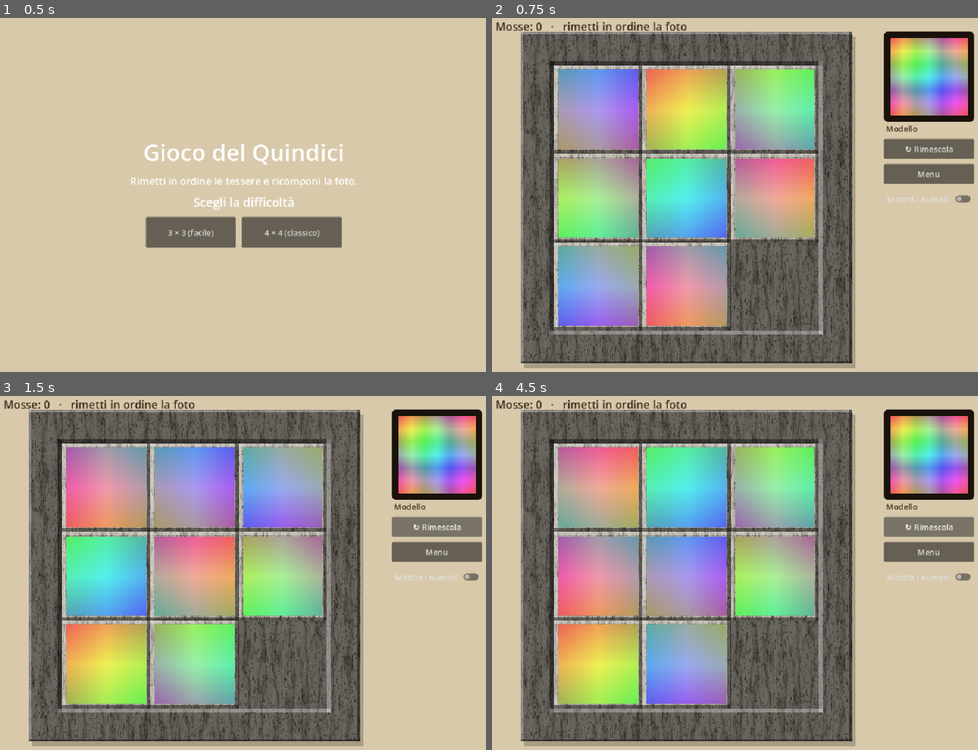
Above: before the commit, frames 1-4 (two rows, left to right).
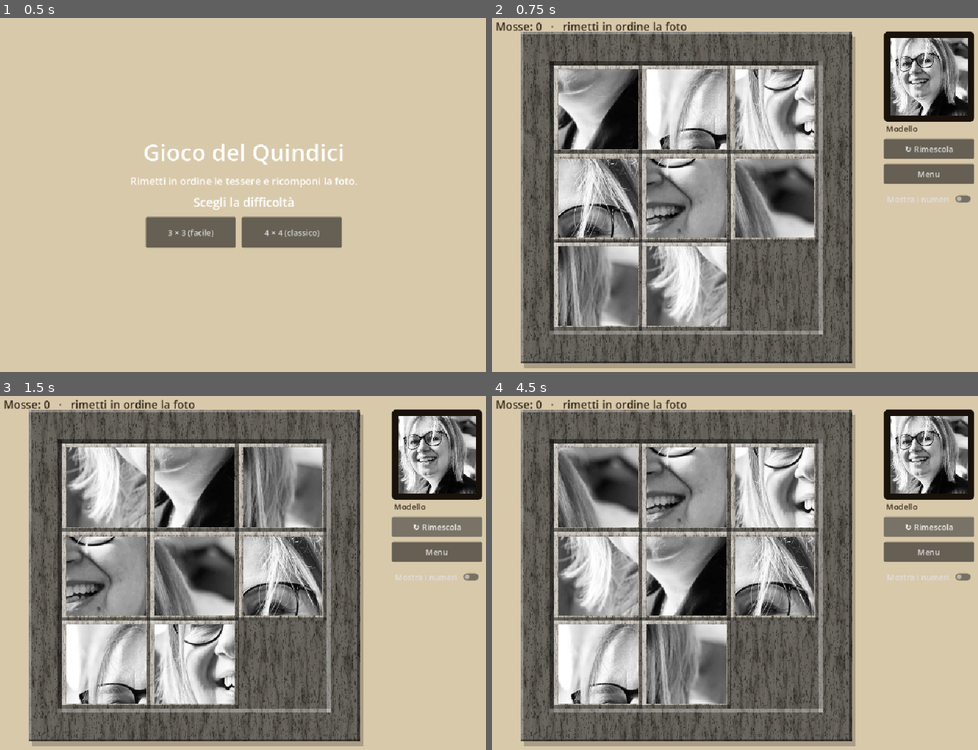
Above: after the commit, the same moments.

Repository: nicolaregge-pulse/corso-godot
Game: Godot game, scene res://main.tscn
Two runs of this game, one before a commit and one after it. Both use one fixed random seed, a clock stepped at 60 frames per second and the inputs below.
Inputs:
- Up to frame 1 (0.5 s): no input
- Up to frame 2 (0.75 s): click "3 × 3 (facile)" at 0.5 s
- Up to frame 3 (1.5 s): click "↻ Rimescola" at 1.25 s
- Up to frame 4 (4.5 s): click "Mostra i numeri" at 2 s; click "↻ Rimescola" at 2.75 s; click "Mostra i numeri" at 3.5 s; click "↻ Rimescola" at 4.25 s

Frame 1 is identical in both runs. In frame 2, 32% of the frame differs, in the area x 13-98%, y 5-87%; in frame 3, 32%; in frame 4, 32%.

Commit message:
Gioco del quindici: incorporata la foto di Serena
Riuso la foto serena.jpg gia' presente nel progetto del sottomarino: ora
e' la foto fissa del gioco del quindici (res://serena.jpg).

Co-Authored-By: Claude Opus 4.8 <noreply@anthropic.com>
Claude-Session: https://claude.ai/code/session_01Vq5FU5TvjomBhpm5HhNzUc

Diff:
--- a/gioco-del-quindici/main.gd
+++ b/gioco-del-quindici/main.gd
@@ -17,7 +17,7 @@
 # ---- Colori ------------------------------------------------
 const COL_BEIGE := Color(0.847, 0.788, 0.671)     # piano d'appoggio attorno
 const COL_SOLCO := Color(0.11, 0.09, 0.07)        # solco scuro tra le pedine
-const FOTO_GIOCO := "res://foto-gioco.png"        # foto incorporata del gioco
+const FOTO_GIOCO := "res://serena.jpg"            # foto incorporata del gioco
 
 # ---- Stato -------------------------------------------------
 var _n: int = 4                 # tessere per lato
Binary file added: gioco-del-quindici/serena.jpg
